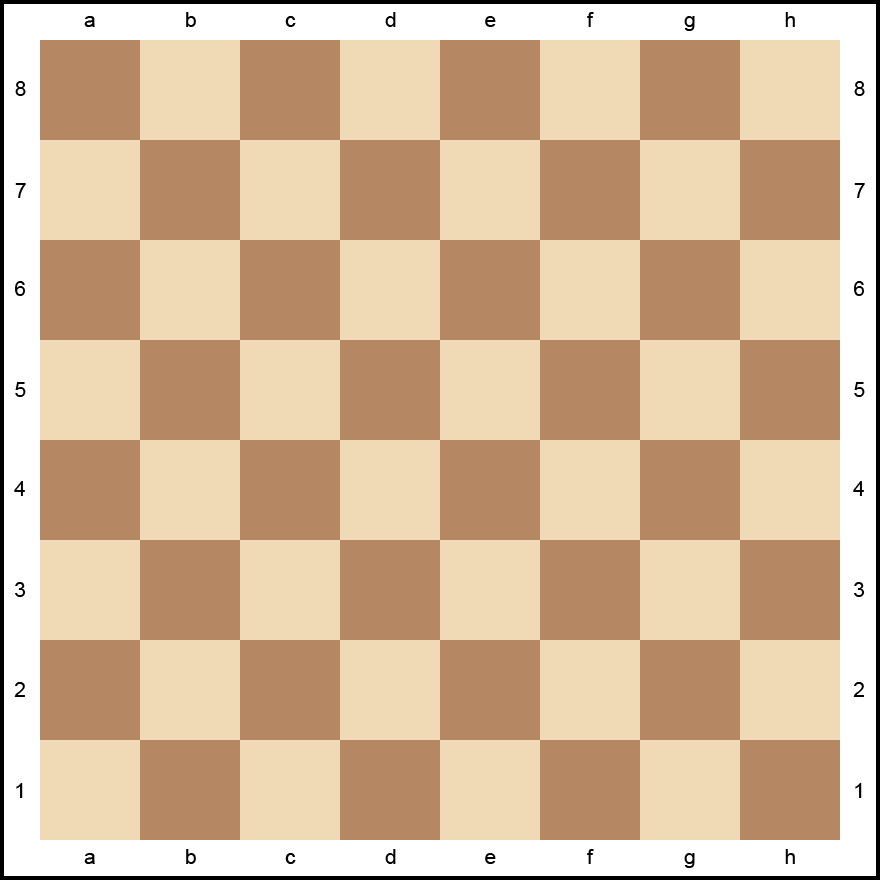
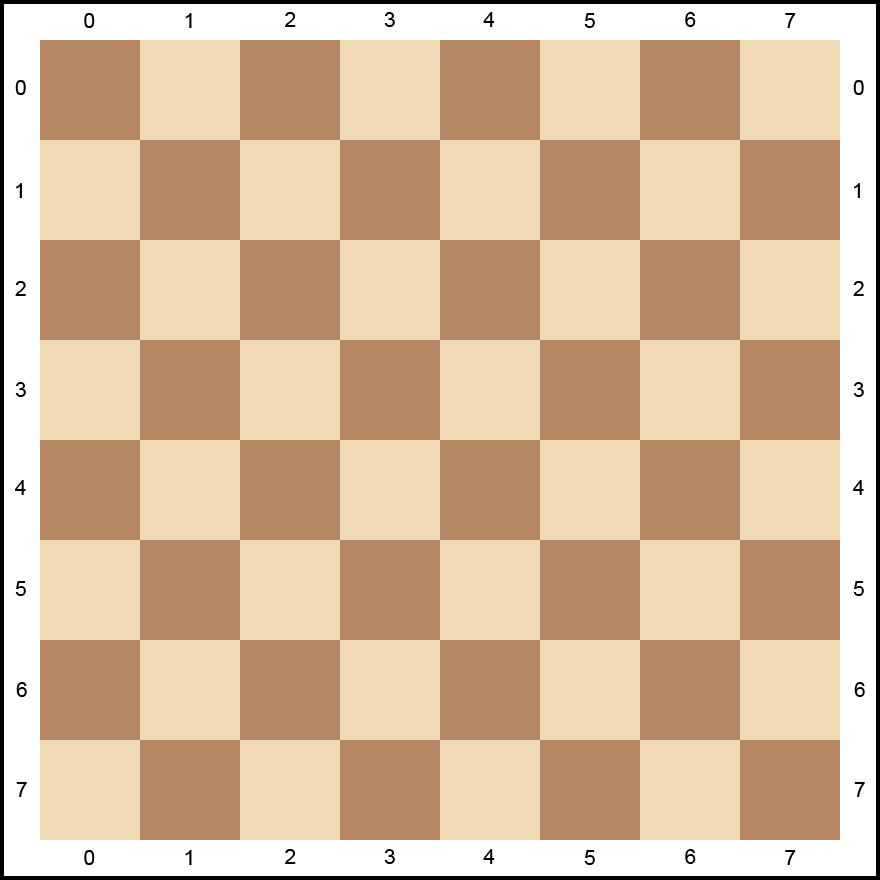
Before/after of a 880x880 layered artwork. What changed in the layer stack:
added layer "7 copy 2" in group "Artboard 1" over [84, 849, 796, 865]
added layer "7" (1st of 2, in "Artboard 1") in group "Artboard 1" over [84, 12, 796, 28]
added layer "7 copy" in group "Artboard 1" over [853, 80, 865, 797]
added layer "7" (2nd of 2, in "Artboard 1") in group "Artboard 1" over [15, 80, 27, 797]
hid "left numbers" over [14, 81, 26, 798]
hid "right numbers" over [853, 81, 865, 798]
hid "top letters" over [84, 12, 795, 31]
renamed "bottm letters" to "bottom letters", hid it over [84, 849, 795, 868]
